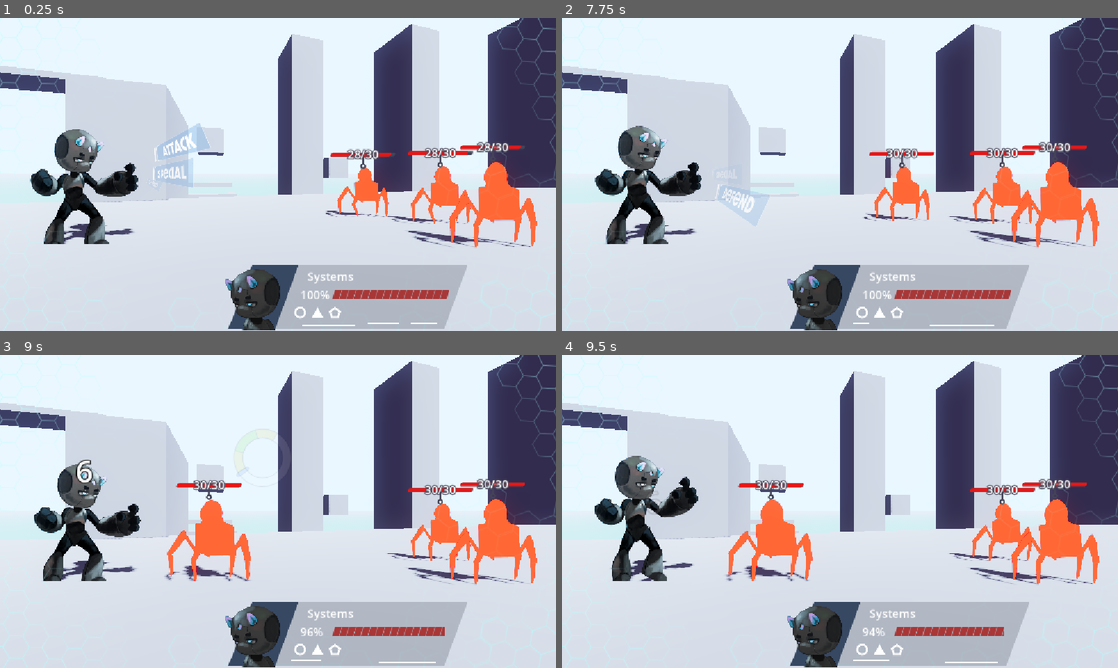
Above: before the commit, frames 1-4 (two rows, left to right).
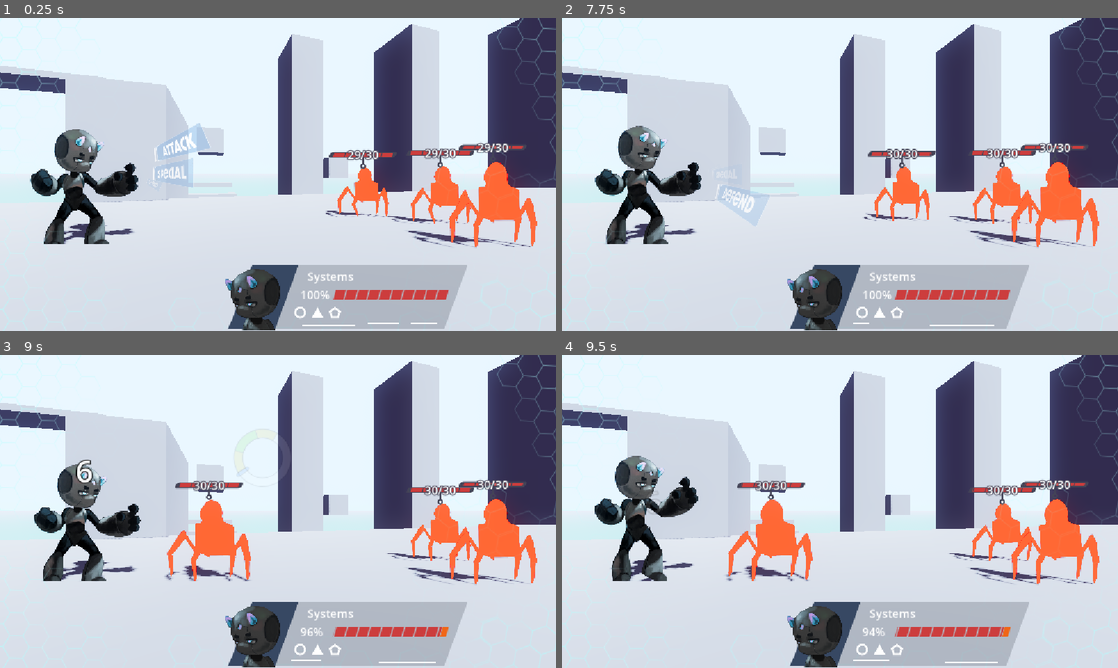
Above: after the commit, the same moments.

Repository: ProgrammerOnCoffee/operation-daemon
Game: Godot game, scene res://scenes/Test/node_2d.tscn
Same seed, same stepped clock (60 frames per second), same inputs: the game is played once before the commit and once after it. This scene is started directly instead of the project's main scene. Sound files missing from this copy of the repository are replaced by a short silence.
Inputs (mouse positions are in pixels of both pictures, inside the frame that each line leads up to):
- Up to frame 1 (0.25 s): no input
- Up to frame 2 (7.75 s): move the mouse to (962, 158) at 0.52 s; hold Right (select_right) 0.53-1.28 s; hold Space (qte_press) 0.53-1.28 s; click (962, 158) at 0.67 s; move the mouse to (728, 190) at 1.27 s; hold Left (select_left) 1.28-2.03 s; tap Space (qte_press) every 1.5 s from 1.35 to 7.35 s; move the mouse to (895, 105) at 2.02 s; hold Space (qte_press) 2.03-2.78 s; hold Right (select_right) 2.03-3.53 s; move the mouse to (812, 237) at 2.77 s; click (812, 237) at 2.92 s; move the mouse to (1006, 221) at 3.52 s; hold Space (qte_press) 3.53-4.28 s; hold Left (select_left) 3.53-5.78 s; move the mouse to (673, 127) at 4.27 s; move the mouse to (867, 174) at 5.02 s; hold Space (qte_press) 5.03-5.78 s; click (867, 174) at 5.17 s; move the mouse to (756, 96) at 5.77 s; hold Right (select_right) from 5.78 s (still down); move the mouse to (962, 158) at 6.52 s; hold Space (qte_press) 6.53-7.28 s; move the mouse to (728, 190) at 7.27 s; click (728, 190) at 7.42 s
- Up to frame 3 (9 s): move the mouse to (333, 442) at 8.02 s; release Right (select_right) at 8.03 s; hold Space (qte_press) 8.03-8.78 s; hold Left (select_left) from 8.03 s (still down); move the mouse to (250, 574) at 8.77 s; tap Space (qte_press) at 8.85 s
- Up to frame 4 (9.5 s): keep holding Left (select_left)

The runs differ from the first frame. In frame 1, 1.2% of the frame differs, in the area x 59-95%, y 39-90%; in frame 2, 1.3%; in frame 3, 1.3%; in frame 4, 1.3%, in the area x 31-95%, y 39-90%.

Commit message:
Implement new entity health bar

Diff:
--- a/resources/game_theme.tres
+++ b/resources/game_theme.tres
@@ -1,27 +1,10 @@
 [gd_resource type="Theme" format=3 uid="uid://bftgnmhry3n7y"]
-
-[sub_resource type="StyleBoxFlat" id="StyleBoxFlat_ocbwa"]
-bg_color = Color(0.26666668, 0.26666668, 0.34117648, 1)
-corner_radius_top_left = 6
-corner_radius_top_right = 1
-corner_radius_bottom_right = 6
-corner_radius_bottom_left = 1
-
-[sub_resource type="StyleBoxFlat" id="StyleBoxFlat_ntlge"]
-bg_color = Color(0.9, 0.09000002, 0.09000002, 1)
-corner_radius_top_left = 6
-corner_radius_top_right = 1
-corner_radius_bottom_right = 6
-corner_radius_bottom_left = 1
 
 [resource]
 default_font_size = 24
 DamageLabel/base_type = &"Label"
 DamageLabel/constants/outline_size = 8
 DamageLabel/font_sizes/font_size = 64
-HealthBar/base_type = &"ProgressBar"
-HealthBar/styles/background = SubResource("StyleBoxFlat_ocbwa")
-HealthBar/styles/fill = SubResource("StyleBoxFlat_ntlge")
 HealthLabel/base_type = &"Label"
 HealthLabel/colors/font_outline_color = Color(0.26666668, 0.26666668, 0.34117648, 1)
 HealthLabel/constants/outline_size = 8
--- /dev/null
+++ b/resources/health.gdshader
@@ -0,0 +1,49 @@
+shader_type canvas_item;
+
+/** The color of the currently damaged portion of the health bar. */
+uniform vec3 health_c: source_color = vec3(0.80, 0.24, 0.24);
+/** The color of the currently damaged portion of the health bar. */
+uniform vec3 damaged_c: source_color = vec3(0.94, 0.40, 0.09);
+
+/** The number of individual cells that will appear in the health bar. */
+instance uniform int cells = 20;
+/** The width of the gap between cells. */
+instance uniform float gap_width = 6.0;
+/** The width of the slant, or the amount that the bottom part of the health bar will be offset from the top. */
+instance uniform float slant_width = 6.0;
+/** The current width of the bar, in pixels. */
+instance uniform float bar_width = 243.0;
+
+/** The entity's current health, as a percentage of their max health. */
+instance uniform float health_p: hint_range(0.0, 1.0) = 1.0;
+/** The current portion of the health bar that should temporarily appear damaged. */
+instance uniform float damaged_p: hint_range(0.0, 1.0) = 1.0;
+
+/** The size of each cell, in UV coordinates. */
+varying float cell_uv_width;
+/** [member slant_width] in UV coordinates. */
+varying float slant_uv_width;
+
+
+void vertex() {
+	cell_uv_width = 1.0 / float(cells);
+	slant_uv_width = slant_width / bar_width;
+}
+
+
+void fragment() {
+	// Remap UV.x to the slant_uv_width to 1.0 range, and adjust it based on UV.y to account for slant.
+	float x = (UV.x - slant_uv_width) / (1.0 - slant_uv_width) + slant_uv_width * UV.y;
+	// Color bar
+	COLOR.rgb = x <= health_p ? x > damaged_p ? damaged_c : health_c : vec3(0);
+
+	float cell_dist = abs(mod(x - TIME / bar_width * 3.0 + cell_uv_width / 2.0, cell_uv_width) + cell_uv_width / 2.0 - cell_uv_width);
+	/** The width of the gap between cells, in UV coordinates. */
+	float gap_uv_width = SCREEN_PIXEL_SIZE.x * gap_width;
+	/** The UV coordinate of where the health bar should end. */
+	float end_p = health_p - gap_uv_width;
+	COLOR.a *= min(abs((x + gap_uv_width) - (damaged_p + gap_uv_width)) / gap_uv_width * 2.0, 1.0);
+	COLOR.a *= x <= gap_uv_width ? 1.0 - min(abs(x - gap_uv_width), 1.0) / gap_uv_width : 1.0;
+	COLOR.a *= x >= end_p ? 1.0 - min(abs(x - end_p), 1.0) / gap_uv_width : 1.0;
+	COLOR.a *= cell_dist < SCREEN_PIXEL_SIZE.x * gap_width ? min(cell_dist / gap_uv_width, 1.0) : 1.0;
+}
--- a/scenes/combat_handler.tscn
+++ b/scenes/combat_handler.tscn
@@ -17,7 +17,7 @@
 [ext_resource type="Texture2D" uid="uid://p10h0jm4xtyn" path="res://assets/UI Elements/Ui_Overlay.png" id="15_oebxs"]
 [ext_resource type="Texture2D" uid="uid://247xtn3osolm" path="res://assets/UI Elements/Potrait BB.png" id="16_orqql"]
 [ext_resource type="Texture2D" uid="uid://c7m0brajvfisq" path="res://assets/Player/Player_Part images/Head.png" id="17_x5fwe"]
-[ext_resource type="Texture2D" uid="uid://bd7puovl4lhja" path="res://assets/UI Elements/Health Bar.png" id="18_87qa8"]
+[ext_resource type="PackedScene" uid="uid://pu2cj7rilrvh" path="res://scenes/health_bar.tscn" id="18_2sghh"]
 [ext_resource type="Texture2D" uid="uid://xe5nvjxucmlj" path="res://assets/Player/Player_Part images/Torso.png" id="18_x5fwe"]
 [ext_resource type="Script" uid="uid://diod4v2lfnkx2" path="res://scripts/primitive_2d.gd" id="19_xv2y6"]
 [ext_resource type="Script" uid="uid://dmdytesnc0x4m" path="res://scripts/misc_lines.gd" id="21_2sghh"]
@@ -202,13 +202,9 @@
 layout_mode = 2
 text = "100%"
 
-[node name="TextureProgressBar" type="TextureProgressBar" parent="PlayerStatus/VBoxContainer/Health" unique_id=967594957]
-layout_mode = 2
-size_flags_horizontal = 3
-size_flags_vertical = 4
-step = 0.0
-value = 100.0
-texture_progress = ExtResource("18_87qa8")
+[node name="Bar" parent="PlayerStatus/VBoxContainer/Health" unique_id=1457236035 instance=ExtResource("18_2sghh")]
+instance_shader_parameters/cells = 10
+layout_mode = 2
 
 [node name="Effects" type="Control" parent="PlayerStatus/VBoxContainer" unique_id=1738924861]
 custom_minimum_size = Vector2(0, 32)
--- a/scenes/entity_health_bar.tscn
+++ b/scenes/entity_health_bar.tscn
@@ -2,6 +2,19 @@
 
 [ext_resource type="Script" uid="uid://x02lbqukklxf" path="res://scripts/entity_health_bar.gd" id="1_3vlfk"]
 [ext_resource type="Theme" uid="uid://bftgnmhry3n7y" path="res://resources/game_theme.tres" id="1_bu3di"]
+[ext_resource type="PackedScene" uid="uid://pu2cj7rilrvh" path="res://scenes/health_bar.tscn" id="3_27okt"]
+
+[sub_resource type="StyleBoxFlat" id="StyleBoxFlat_4ivpn"]
+bg_color = Color(0.26666668, 0.26666668, 0.34117648, 1)
+corner_radius_top_left = 12
+corner_radius_top_right = 2
+corner_radius_bottom_right = 12
+corner_radius_bottom_left = 2
+corner_detail = 12
+expand_margin_left = 6.0
+expand_margin_top = 2.0
+expand_margin_right = 6.0
+expand_margin_bottom = 2.0
 
 [node name="EntityHealthBar" type="Control" unique_id=1840347635]
 z_index = -1
@@ -12,7 +25,50 @@
 theme = ExtResource("1_bu3di")
 script = ExtResource("1_3vlfk")
 
+[node name="Bar" parent="." unique_id=1457236035 instance=ExtResource("3_27okt")]
+instance_shader_parameters/bar_width = 128.0
+instance_shader_parameters/cells = 5
+instance_shader_parameters/gap_width = 9.0
+instance_shader_parameters/slant_width = 2.4
+custom_minimum_size = Vector2(128, 8)
+layout_mode = 1
+anchors_preset = -1
+anchor_left = 0.5
+anchor_top = 0.5
+anchor_right = 0.5
+anchor_bottom = 0.5
+offset_bottom = -16.0
+grow_horizontal = 2
+grow_vertical = 0
+
+[node name="Panel" type="Panel" parent="Bar" unique_id=1316723186]
+show_behind_parent = true
+layout_mode = 1
+anchors_preset = 15
+anchor_right = 1.0
+anchor_bottom = 1.0
+grow_horizontal = 2
+grow_vertical = 2
+theme_override_styles/panel = SubResource("StyleBoxFlat_4ivpn")
+
+[node name="Label" type="Label" parent="Bar" unique_id=1227546710]
+layout_mode = 1
+anchors_preset = 8
+anchor_left = 0.5
+anchor_top = 0.5
+anchor_right = 0.5
+anchor_bottom = 0.5
+offset_left = -18.5
+offset_top = -17.0
+offset_right = 18.5
+offset_bottom = 17.0
+grow_horizontal = 2
+grow_vertical = 2
+theme_type_variation = &"HealthLabel"
+text = "0/0"
+
 [node name="HealthBar" type="ProgressBar" parent="." unique_id=1717384646]
+visible = false
 custom_minimum_size = Vector2(0, 8)
 layout_mode = 1
 anchors_preset = -1
@@ -23,16 +79,3 @@
 theme_type_variation = &"HealthBar"
 step = 1.0
 show_percentage = false
-
-[node name="HealthLabel" type="Label" parent="HealthBar" unique_id=1227546710]
-layout_mode = 1
-anchors_preset = -1
-anchor_left = 0.5
-anchor_top = 0.5
-anchor_right = 0.5
-anchor_bottom = 0.5
-offset_bottom = -2.0
-grow_horizontal = 2
-grow_vertical = 2
-theme_type_variation = &"HealthLabel"
-text = "0/0"
--- /dev/null
+++ b/scenes/health_bar.tscn
@@ -0,0 +1,23 @@
+[gd_scene format=3 uid="uid://pu2cj7rilrvh"]
+
+[ext_resource type="Shader" uid="uid://c5a38odlmufse" path="res://resources/health.gdshader" id="1_1bvlm"]
+[ext_resource type="Script" uid="uid://csjtejxxwaepo" path="res://scripts/health_bar.gd" id="2_y3kqx"]
+
+[sub_resource type="ShaderMaterial" id="ShaderMaterial_8utki"]
+shader = ExtResource("1_1bvlm")
+shader_parameter/health_c = Color(0.8, 0.24, 0.24, 1)
+shader_parameter/damaged_c = Color(0.94, 0.4, 0.09, 1)
+
+[node name="Bar" type="ColorRect" unique_id=1457236035]
+material = SubResource("ShaderMaterial_8utki")
+instance_shader_parameters/bar_width = 243.0
+instance_shader_parameters/cells = 15
+instance_shader_parameters/damaged_p = 1.0
+instance_shader_parameters/health_p = 1.0
+custom_minimum_size = Vector2(243, 20)
+size_flags_horizontal = 3
+size_flags_vertical = 4
+script = ExtResource("2_y3kqx")
+
+[connection signal="ready" from="." to="." method="_on_resized"]
+[connection signal="resized" from="." to="." method="_on_resized"]
--- a/scripts/combat_handler.gd
+++ b/scripts/combat_handler.gd
@@ -39,6 +39,7 @@
 
 func _ready() -> void:
 	player.combat_handler = self
+	step_finished.connect(get_node(^"PlayerStatus/VBoxContainer/Health/Bar").fade_damaged_p.unbind(1))
 	update_player_health_bar()
 	$CommandWheel.player_3d = player.entity_3d
 	# Add a health bar above every enemy
@@ -46,6 +47,7 @@
 	for enemy in enemies:
 		enemy.combat_handler = self
 		var bar := HEALTH_BAR.instantiate() as Control
+		step_finished.connect(bar.get_node(^"Bar").fade_damaged_p.unbind(1))
 		bar.entity_3d = enemy.entity_3d
 		bar.entity_3d.entity.health_bar = bar
 		bar.custom_minimum_size.x = bar.entity_3d.entity.rect.size.x * 0.7
@@ -221,10 +223,11 @@
 ## Updates the player's health bar.
 func update_player_health_bar() -> void:
 	# Update health bar and label
+	get_node(^"PlayerStatus/VBoxContainer/Health/Bar").health_p = float(player.health) / player.max_health
+	var l := get_node(^"PlayerStatus/VBoxContainer/Health/Label") as Label
 	create_tween().set_ease(Tween.EASE_OUT).set_trans(Tween.TRANS_SINE).tween_method(func(h: int) -> void:
-		get_node(^"PlayerStatus/VBoxContainer/Health/TextureProgressBar").value = h
-		get_node(^"PlayerStatus/VBoxContainer/Health/Label").text = "%d%%" % h
-	, get_node(^"PlayerStatus/VBoxContainer/Health/TextureProgressBar").value, player.health, 0.3)
+		l.text = "%d%%" % h
+	, l.text.substr(0, l.text.length() - 1).to_int(), player.health, 0.3)
 
 
 ## Sets the text of a label in the stats list to [param x], formatting it according to the type of stat.
--- a/scripts/entity.gd
+++ b/scripts/entity.gd
@@ -36,10 +36,11 @@
 
 		if health_bar:
 			# Update health bar and label
+			health_bar.get_node(^"Bar").health_p = float(value) / max_health
+			var l := health_bar.get_node(^"Bar/Label") as Label
 			create_tween().set_ease(Tween.EASE_OUT).set_trans(Tween.TRANS_SINE).tween_method(func(h: int) -> void:
-				health_bar.get_node(^"HealthBar").value = h
-				health_bar.get_node(^"HealthBar/HealthLabel").text = "%d/%d" % [h, max_health]
-			, health_bar.get_node(^"HealthBar").value, value, 0.3)
+				l.text = "%d/%d" % [h, max_health]
+			, l.text.substr(0, l.text.length() - 1).to_int(), value, 0.3)
 			# TODO add flashing/scaling tween to label when health is <=~10%
 
 		health = value
--- /dev/null
+++ b/scripts/health_bar.gd
@@ -0,0 +1,58 @@
+@tool
+extends ColorRect
+
+## The percentage of the entity's remaining health.
+@export_range(0, 1) var health_p: float = 1.0:
+	set(value):
+		if value > health_p:
+			_shader_damaged_p = value
+			fade_damaged_p()
+		else:
+			_tween().tween_property(self, ^":_shader_damaged_p", value, 0.1 + absf(_shader_damaged_p - value) * 0.15)
+			_t_since_health_p_changed = 0.0
+		health_p = value
+## The delay after taking damage before the damaged portion of the health bar fades out.
+@export var damaged_p_fade_delay: float = 4.0
+
+## The current value of the bar's [member damaged_p] shader paramter.
+var _shader_damaged_p: float = health_p:
+	set(value):
+		_shader_damaged_p = value
+		set_instance_shader_parameter(&"damaged_p", _shader_damaged_p)
+## The current value of the bar's [member health_p] shader paramter.
+var _shader_health_p: float = health_p:
+	set(value):
+		_shader_health_p = maxf(value, _shader_damaged_p)
+		set_instance_shader_parameter(&"health_p", _shader_health_p)
+## The time since [member health_p] was last updated. Equal to [code]-1.0[/code]
+## when [member _shader_health_p] and [member _shader_damaged_p] are equal (i.e.,
+## when the damaged portion of the bar doesn't need to be hidden).
+var _t_since_health_p_changed: float = -1.0
+
+
+func _process(delta: float) -> void:
+	if _t_since_health_p_changed >= 0.0:
+		_t_since_health_p_changed += delta
+		if _t_since_health_p_changed >= damaged_p_fade_delay:
+			fade_damaged_p()
+
+
+## Fades out the damaged portion of the health bar.
+func fade_damaged_p() -> void:
+	if _t_since_health_p_changed >= 0.0:
+		_tween().tween_property(self, ^":_shader_health_p", _shader_damaged_p, 0.5 + absf(_shader_health_p - _shader_damaged_p) * 1.5)
+		_t_since_health_p_changed = -1.0
+
+
+## Creates a new [Tween].
+func _tween() -> Tween:
+	return create_tween().set_ease(Tween.EASE_OUT).set_trans(Tween.TRANS_QUART)
+
+
+## Sets instance shader parameter [param param] to [param value].
+func _set_param(value: float, param: StringName) -> void:
+	set_instance_shader_parameter(param, value)
+
+
+func _on_resized() -> void:
+	_set_param(size.x, &"bar_width")
Binary file removed: assets/UI Elements/Health Bar.png
Not shown, removed: assets/UI Elements/Health Bar.png.import
Not shown, added: resources/health.gdshader.uid
Not shown, added: scripts/health_bar.gd.uid
